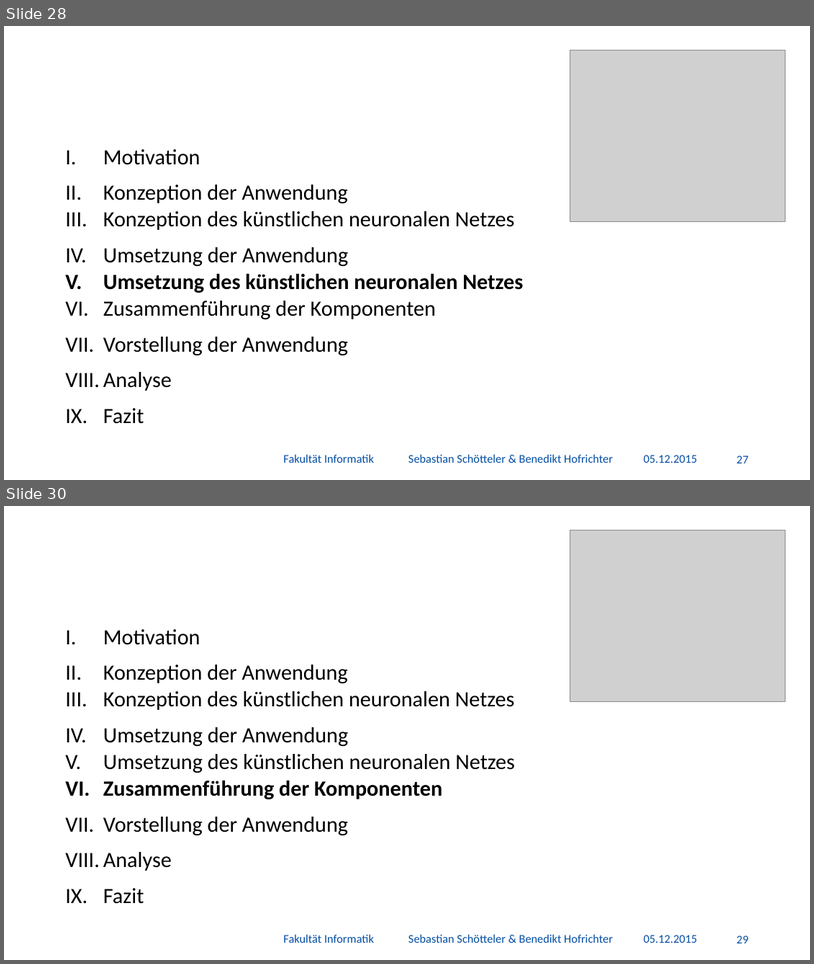
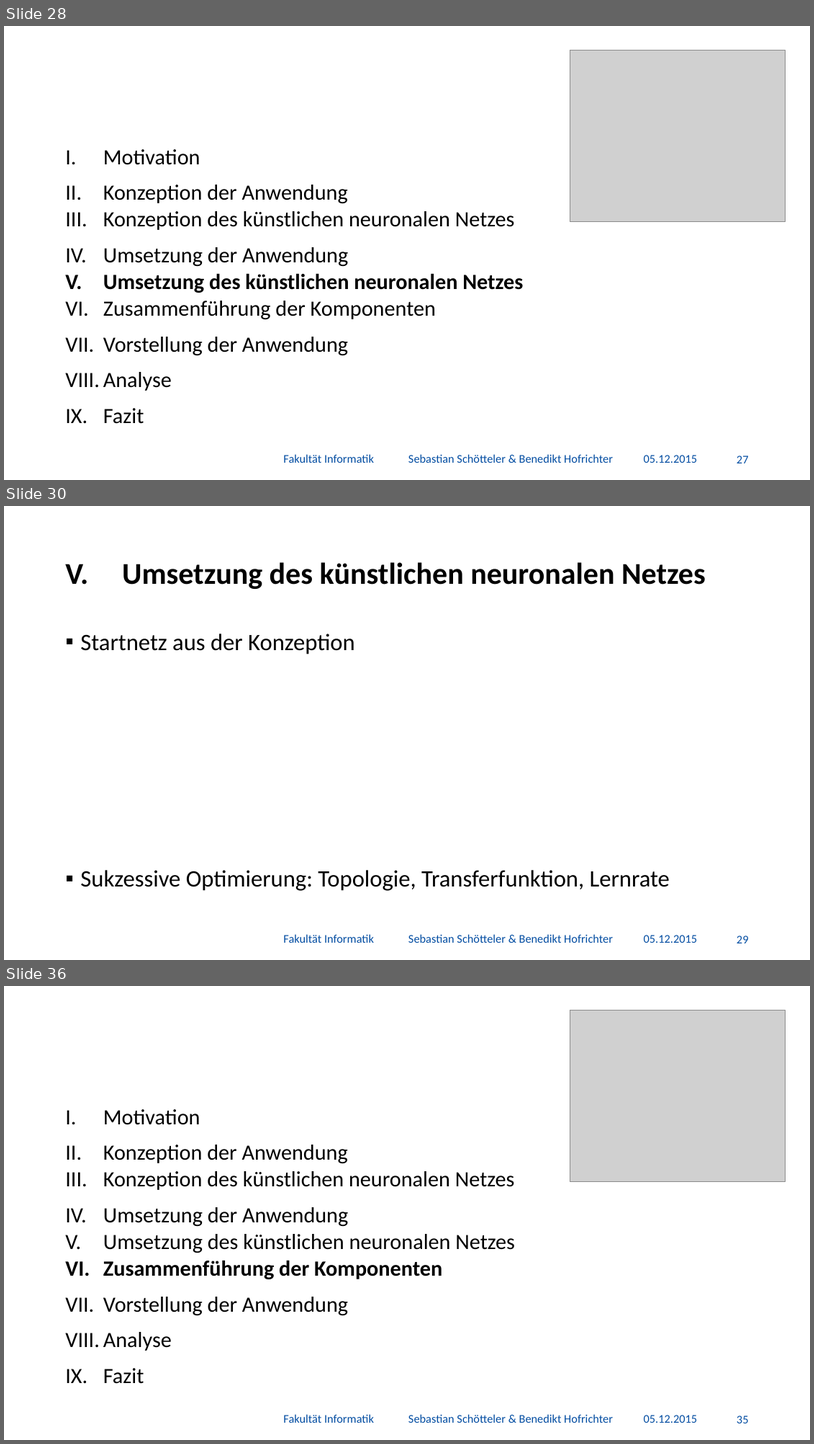
Before and after one commit to BenediktGitGit/soco15, a slide deck: 3b) Vortrag/Präsentation.pptx. Shown one above the other, each under a label of ours: slides 28 and 30 before the commit, slides 28, 30 and 36 after it; the slides between them are not shown. The pictures are 814x964 and 814x1444 pixels, drawn with LibreOffice and Linux fonts; fonts in the diff are those of the drawing; grey boxes stand for pictures; background and template pictures are left out. Boxes give left, top, right and bottom in pixels: in the first picture for what was removed or moved away, otherwise in the second. Text is boxed around its words. In the diff, an @@ line names an element or a change of style, - is before the commit and + after.

```diff
--- a/3b) Vortrag/Präsentation.pptx
+++ b/3b) Vortrag/Präsentation.pptx
@@ slide 30 added at (x1=4, y1=506, x2=810, y2=960), background #FFFFFF @@
@@ title added at (x1=122, y1=562, x2=706, y2=589), 36 pt, text #000000, bold @@
+V. Umsetzung des künstlichen neuronalen Netzes
@@ text added at (x1=80, y1=633, x2=670, y2=890), 28 pt, text #000000 @@
+▪ Startnetz aus der Konzeption
+▪ Sukzessive Optimierung: Topologie, Transferfunktion, Lernrate
@@ text added at (x1=283, y1=934, x2=613, y2=942), 14 pt, text #034DA2 @@
+Fakultät Informatik Sebastian Schötteler & Benedikt Hofrichter
@@ text added at (x1=644, y1=934, x2=697, y2=942), 14 pt, text #034DA2 @@
+05.12.2015
@@ page number added at (x1=737, y1=935, x2=749, y2=943), 14 pt, text #034DA2 @@
+29
@@ what was slide 30 is now slide 36 @@
@@ page number at (x1=737, y1=1415, x2=749, y2=1423): text changed @@
-29
+35
```
Also in this commit, not shown: 1 slide changed, 5 other slides added, 20 other files.
